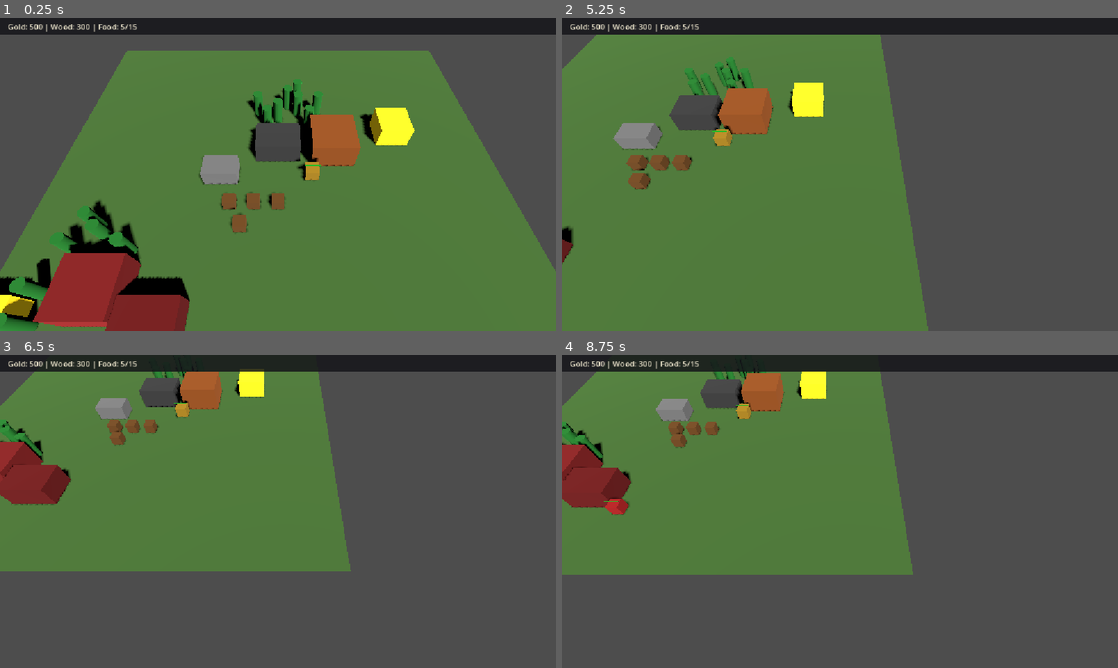
Above: before the commit, frames 1-4 (two rows, left to right).
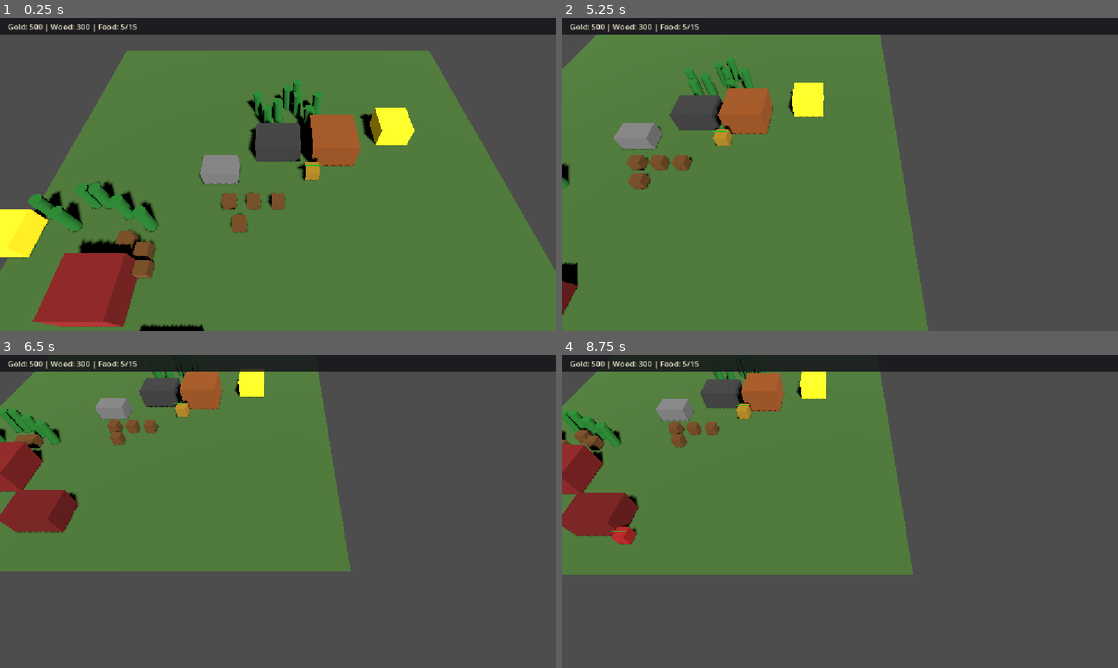
Above: after the commit, the same moments.

Repository: nplvkntx/endless-battle
Game: Godot game, scene res://scenes/main.tscn
Two runs of this game, one before a commit and one after it. Both use one fixed random seed, a clock stepped at 60 frames per second and the inputs below.
Inputs (mouse positions are in pixels of both pictures, inside the frame that each line leads up to):
- Up to frame 1 (0.25 s): no input
- Up to frame 2 (5.25 s): tap Enter at 0.5 s; move the mouse to (962, 158) at 0.52 s; hold Right (ui_right) 0.53-1.25 s; tap B at 0.6, 5.1 s; click (962, 158) at 0.67 s; drag from (728, 190) to (812, 237) at 1.27 s; tap Space at 2 s; move the mouse to (895, 105) at 2.02 s; hold Right (ui_right) 2.03-2.75 s; tap T at 2.1 s; drag from (812, 237) to (673, 127) at 2.77 s; move the mouse to (1006, 221) at 3.52 s; hold Left (ui_left) 3.53-4.25 s; tap Q at 3.6 s; drag from (673, 127) to (756, 96) at 4.27 s; move the mouse to (867, 174) at 5.02 s; hold Down (ui_down) from 5.03 s (still down); click (867, 174) at 5.17 s
- Up to frame 3 (6.5 s): release Down (ui_down) at 5.75 s; drag from (194, 433) to (166, 527) at 5.77 s
- Up to frame 4 (8.75 s): move the mouse to (962, 495) at 6.52 s; hold Up (ui_up) 6.53-7.25 s; tap T at 6.6 s; drag from (728, 527) to (812, 574) at 7.27 s; tap Enter at 8 s; move the mouse to (895, 442) at 8.02 s; hold Down (ui_down) from 8.03 s (still down); tap Q at 8.1 s

The runs differ from the first frame. In frame 1, 7.7% of the frame differs, in the area x 0-37%, y 52-100%; in frame 2, 0.6%; in frame 3, 2.8%; in frame 4, 3.0%.

Commit message:
Space enemy economy layout

Diff:
--- /dev/null
+++ b/autoloads/enemy_resource_manager.gd
@@ -0,0 +1,24 @@
+extends Node
+
+## Tracks enemy gold and wood from gathering. No UI yet.
+
+signal resources_changed()
+
+var gold: int = 0
+var wood: int = 0
+
+
+func add_gold(amount: int) -> void:
+	if amount <= 0:
+		return
+
+	gold += amount
+	resources_changed.emit()
+
+
+func add_wood(amount: int) -> void:
+	if amount <= 0:
+		return
+
+	wood += amount
+	resources_changed.emit()
--- a/project.godot
+++ b/project.godot
@@ -19,6 +19,7 @@
 
 GameSettings="*res://autoloads/game_settings.gd"
 ResourceManager="*res://autoloads/resource_manager.gd"
+EnemyResourceManager="*res://autoloads/enemy_resource_manager.gd"
 TechTree="*res://autoloads/tech_tree.gd"
 UpgradeManager="*res://autoloads/upgrade_manager.gd"
 FormationManager="*res://autoloads/formation_manager.gd"
--- a/scenes/main.tscn
+++ b/scenes/main.tscn
@@ -20,6 +20,7 @@
 [ext_resource type="Script" path="res://scripts/systems/match_manager.gd" id="20_match_manager"]
 [ext_resource type="PackedScene" path="res://scenes/buildings/barracks.tscn" id="21_barracks"]
 [ext_resource type="Script" path="res://scripts/systems/enemy_wave_manager.gd" id="22_enemy_wave_manager"]
+[ext_resource type="Script" path="res://scripts/systems/enemy_gather_manager.gd" id="23_enemy_gather_manager"]
 
 [sub_resource type="StyleBoxFlat" id="StyleBoxFlat_resource_bar"]
 bg_color = Color(0.08, 0.08, 0.1, 0.85)
@@ -115,6 +116,11 @@
 script = ExtResource("22_enemy_wave_manager")
 player_command_center_path = NodePath("../CommandCenter")
 wave_interval_seconds = 30.0
+
+[node name="EnemyGatherManager" type="Node" parent="."]
+script = ExtResource("23_enemy_gather_manager")
+enemy_command_center_path = NodePath("../EnemyCommandCenter")
+enemy_gold_mine_path = NodePath("../EnemyGoldMine")
 
 [node name="SelectionUI" type="CanvasLayer" parent="."]
 
@@ -539,8 +545,20 @@
 script = ExtResource("19_health_component")
 max_health = 500
 
+[node name="EnemyWorker" parent="." groups=["enemy_workers", "enemies"] instance=ExtResource("4_worker")]
+transform = Transform3D(1, 0, 0, 0, 1, 0, 0, 0, 1, -10, 0.5, 7)
+
+[node name="EnemyWorker2" parent="." groups=["enemy_workers", "enemies"] instance=ExtResource("4_worker")]
+transform = Transform3D(1, 0, 0, 0, 1, 0, 0, 0, 1, -9, 0.5, 8)
+
+[node name="EnemyWorker3" parent="." groups=["enemy_workers", "enemies"] instance=ExtResource("4_worker")]
+transform = Transform3D(1, 0, 0, 0, 1, 0, 0, 0, 1, -11, 0.5, 7.5)
+
+[node name="EnemyWorker4" parent="." groups=["enemy_workers", "enemies"] instance=ExtResource("4_worker")]
+transform = Transform3D(1, 0, 0, 0, 1, 0, 0, 0, 1, -10, 0.5, 8.5)
+
 [node name="EnemyBarracks" parent="." groups=["enemy_command_center"] instance=ExtResource("21_barracks")]
-transform = Transform3D(1, 0, 0, 0, 1, 0, 0, 0, 1, -8, 1, 12)
+transform = Transform3D(1, 0, 0, 0, 1, 0, 0, 0, 1, -6, 1, 15)
 enable_enemy_auto_production = true
 
 [node name="MeshInstance3D" parent="EnemyBarracks" index="0"]
@@ -551,25 +569,25 @@
 max_health = 300
 
 [node name="EnemyGoldMine" parent="." instance=ExtResource("8_gold_mine")]
-transform = Transform3D(1, 0, 0, 0, 1, 0, 0, 0, 1, -18, 1, 12)
+transform = Transform3D(1, 0, 0, 0, 1, 0, 0, 0, 1, -20, 1, 6)
 
 [node name="EnemyTree" parent="." instance=ExtResource("9_tree")]
-transform = Transform3D(1, 0, 0, 0, 1, 0, 0, 0, 1, -13, 1.25, 6)
+transform = Transform3D(1, 0, 0, 0, 1, 0, 0, 0, 1, -18, 1.25, 4)
 
 [node name="EnemyTree2" parent="." instance=ExtResource("9_tree")]
-transform = Transform3D(1, 0, 0, 0, 1, 0, 0, 0, 1, -11, 1.25, 7)
+transform = Transform3D(1, 0, 0, 0, 1, 0, 0, 0, 1, -15, 1.25, 3)
 
 [node name="EnemyTree3" parent="." instance=ExtResource("9_tree")]
-transform = Transform3D(1, 0, 0, 0, 1, 0, 0, 0, 1, -15, 1.25, 7)
+transform = Transform3D(1, 0, 0, 0, 1, 0, 0, 0, 1, -12, 1.25, 4)
 
 [node name="EnemyTree4" parent="." instance=ExtResource("9_tree")]
-transform = Transform3D(1, 0, 0, 0, 1, 0, 0, 0, 1, -16, 1.25, 10)
+transform = Transform3D(1, 0, 0, 0, 1, 0, 0, 0, 1, -16, 1.25, 5)
 
 [node name="EnemyTree5" parent="." instance=ExtResource("9_tree")]
-transform = Transform3D(1, 0, 0, 0, 1, 0, 0, 0, 1, -16, 1.25, 12)
+transform = Transform3D(1, 0, 0, 0, 1, 0, 0, 0, 1, -14, 1.25, 3)
 
 [node name="EnemyTree6" parent="." instance=ExtResource("9_tree")]
-transform = Transform3D(1, 0, 0, 0, 1, 0, 0, 0, 1, -14, 1.25, 5)
+transform = Transform3D(1, 0, 0, 0, 1, 0, 0, 0, 1, -10, 1.25, 5)
 
 [node name="Farm" parent="." instance=ExtResource("10_farm")]
 transform = Transform3D(1, 0, 0, 0, 1, 0, 0, 0, 1, -5, 0.75, 0)
--- /dev/null
+++ b/scripts/systems/enemy_gather_manager.gd
@@ -0,0 +1,144 @@
+class_name EnemyGatherManager
+extends Node
+
+## Assigns enemy workers near the enemy Command Center to nearby gather targets.
+
+const ENEMY_WORKER_GROUP := &"enemy_workers"
+const ENEMY_COMMAND_CENTER_GROUP := &"enemy_command_center"
+
+@export var enemy_command_center_path: NodePath
+@export var enemy_gold_mine_path: NodePath
+
+
+func _ready() -> void:
+	call_deferred("_assign_gather_jobs")
+
+
+func _assign_gather_jobs() -> void:
+	var command_center: CommandCenter = _resolve_enemy_command_center()
+	if command_center == null:
+		push_warning("EnemyGatherManager: enemy Command Center not found")
+		return
+
+	var gold_mine: GoldMine = _resolve_gold_mine()
+	var trees: Array[WoodTree] = _resolve_trees()
+	if gold_mine == null and trees.is_empty():
+		push_warning("EnemyGatherManager: no enemy gather targets found")
+		return
+
+	var workers: Array[Worker] = _find_enemy_workers(command_center.global_position)
+	if workers.is_empty():
+		push_warning("EnemyGatherManager: no enemy workers found near Command Center")
+		return
+
+	var tree_index: int = 0
+	for worker_index: int in workers.size():
+		var worker: Worker = workers[worker_index]
+		if worker == null or not is_instance_valid(worker):
+			continue
+
+		if worker_index == 0 and _is_valid_gold_mine(gold_mine):
+			worker.command_gather_gold_mine(gold_mine)
+			continue
+
+		if trees.is_empty():
+			if _is_valid_gold_mine(gold_mine):
+				worker.command_gather_gold_mine(gold_mine)
+			continue
+
+		var tree: WoodTree = trees[tree_index % trees.size()]
+		tree_index += 1
+		if tree.can_gather():
+			worker.command_gather_tree(tree)
+		elif _is_valid_gold_mine(gold_mine):
+			worker.command_gather_gold_mine(gold_mine)
+
+
+func _resolve_enemy_command_center() -> CommandCenter:
+	if not enemy_command_center_path.is_empty():
+		var path_node: Node = get_node_or_null(enemy_command_center_path)
+		if path_node is CommandCenter:
+			return path_node as CommandCenter
+
+	for node: Node in get_tree().get_nodes_in_group(ENEMY_COMMAND_CENTER_GROUP):
+		if node is CommandCenter:
+			return node as CommandCenter
+
+	return null
+
+
+func _resolve_gold_mine() -> GoldMine:
+	if not enemy_gold_mine_path.is_empty():
+		var path_node: Node = get_node_or_null(enemy_gold_mine_path)
+		if path_node is GoldMine:
+			return path_node as GoldMine
+
+	var scene_root: Node = get_tree().current_scene
+	if scene_root == null:
+		return null
+
+	var named_mine: Node = scene_root.get_node_or_null("EnemyGoldMine")
+	if named_mine is GoldMine:
+		return named_mine as GoldMine
+
+	return null
+
+
+func _resolve_trees() -> Array[WoodTree]:
+	var trees: Array[WoodTree] = []
+	var scene_root: Node = get_tree().current_scene
+	if scene_root == null:
+		return trees
+
+	for child: Node in scene_root.get_children():
+		if not child is WoodTree:
+			continue
+		if not child.name.begins_with("EnemyTree"):
+			continue
+		trees.append(child as WoodTree)
+
+	trees.sort_custom(
+		func(first: WoodTree, second: WoodTree) -> bool:
+			return first.name < second.name
+	)
+	return trees
+
+
+func _find_enemy_workers(command_center_position: Vector3) -> Array[Worker]:
+	var workers: Array[Worker] = []
+
+	for node: Node in get_tree().get_nodes_in_group(ENEMY_WORKER_GROUP):
+		if not _is_valid_worker(node):
+			continue
+		workers.append(node as Worker)
+
+	workers.sort_custom(
+		func(first: Worker, second: Worker) -> bool:
+			var first_distance: float = first.global_position.distance_squared_to(
+				command_center_position
+			)
+			var second_distance: float = second.global_position.distance_squared_to(
+				command_center_position
+			)
+			return first_distance < second_distance
+	)
+	return workers
+
+
+func _is_valid_worker(node: Node) -> bool:
+	if node == null or not is_instance_valid(node):
+		return false
+
+	if node.is_queued_for_deletion():
+		return false
+
+	return node is Worker
+
+
+func _is_valid_gold_mine(gold_mine: GoldMine) -> bool:
+	return (
+		gold_mine != null
+		and is_instance_valid(gold_mine)
+		and not gold_mine.is_queued_for_deletion()
+		and gold_mine.can_gather()
+	)
--- a/scripts/systems/worker_gathering.gd
+++ b/scripts/systems/worker_gathering.gd
@@ -4,8 +4,12 @@
 ## Shared deposit helpers for worker gathering trips.
 
 
-static func deposit(resource_id: StringName, amount: int) -> void:
+static func deposit(resource_id: StringName, amount: int, for_enemy: bool = false) -> void:
 	if amount <= 0:
+		return
+
+	if for_enemy:
+		_deposit_to_enemy_stockpile(resource_id, amount)
 		return
 
 	match resource_id:
@@ -15,3 +19,13 @@
 			ResourceManager.add_wood(amount)
 		_:
 			push_error("Unknown gather resource id: %s" % resource_id)
+
+
+static func _deposit_to_enemy_stockpile(resource_id: StringName, amount: int) -> void:
+	match resource_id:
+		&"gold":
+			EnemyResourceManager.add_gold(amount)
+		&"wood":
+			EnemyResourceManager.add_wood(amount)
+		_:
+			push_error("Unknown gather resource id: %s" % resource_id)
--- a/scripts/units/worker.gd
+++ b/scripts/units/worker.gd
@@ -26,6 +26,25 @@
 var _carried_amount: int = 0
 var _build_trip_state: BuildTripState = BuildTripState.IDLE
 var _building_target: Building = null
+
+
+func _ready() -> void:
+	super._ready()
+	_configure_faction_groups()
+
+
+func _configure_faction_groups() -> void:
+	if not is_in_group(&"enemy_workers"):
+		return
+
+	if is_in_group(&"workers"):
+		remove_from_group(&"workers")
+
+	if is_in_group(&"units"):
+		remove_from_group(&"units")
+
+	if not is_in_group(&"enemies"):
+		add_to_group(&"enemies")
 
 
 func _physics_process(delta: float) -> void:
@@ -227,7 +246,11 @@
 	if _gather_source == null:
 		return
 
-	WorkerGathering.deposit(_gather_source.get_resource_id(), _carried_amount)
+	WorkerGathering.deposit(
+		_gather_source.get_resource_id(),
+		_carried_amount,
+		_is_enemy_worker()
+	)
 	_carried_amount = 0
 
 
@@ -251,11 +274,30 @@
 
 
 func _find_command_center() -> CommandCenter:
+	if _is_enemy_worker():
+		return _find_enemy_command_center()
+
+	return _find_player_command_center()
+
+
+func _is_enemy_worker() -> bool:
+	return is_in_group(&"enemy_workers")
+
+
+func _find_player_command_center() -> CommandCenter:
 	var scene_root: Node = get_tree().current_scene
 	if scene_root == null:
 		return null
 
 	return scene_root.find_child("CommandCenter", true, false) as CommandCenter
+
+
+func _find_enemy_command_center() -> CommandCenter:
+	for node: Node in get_tree().get_nodes_in_group(&"enemy_command_center"):
+		if node is CommandCenter:
+			return node as CommandCenter
+
+	return null
 
 
 func _compute_approach_position(target: CollisionObject3D) -> Vector3:
Not shown, added: autoloads/enemy_resource_manager.gd.uid
Not shown, added: scripts/systems/enemy_gather_manager.gd.uid
